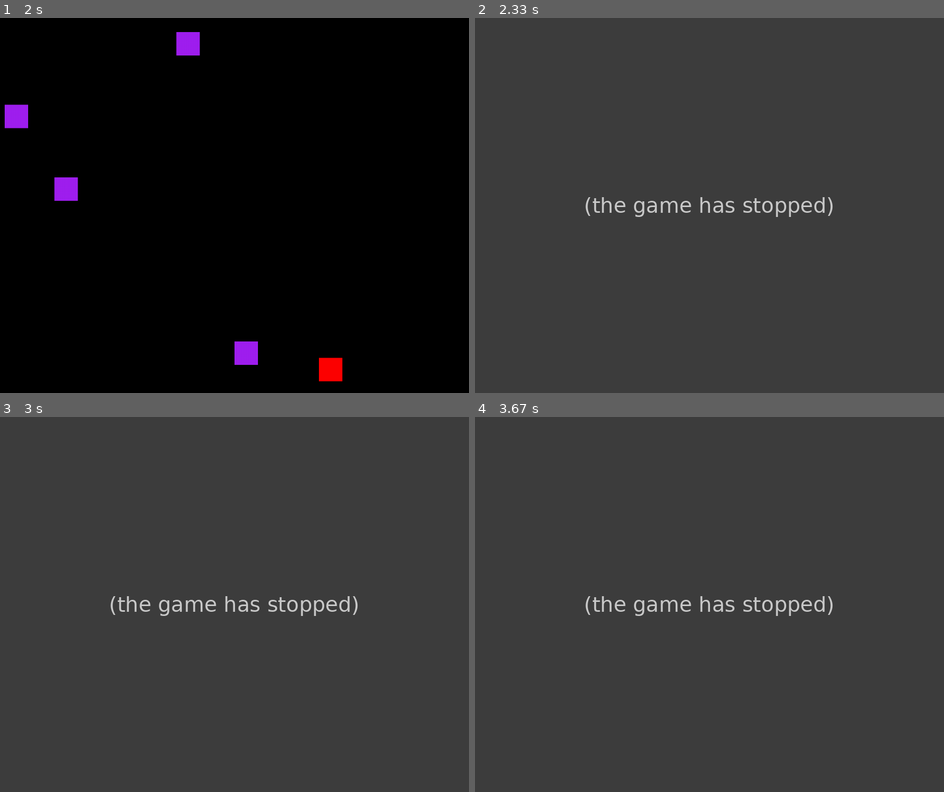
Above: before the commit, frames 1-4 (two rows, left to right).
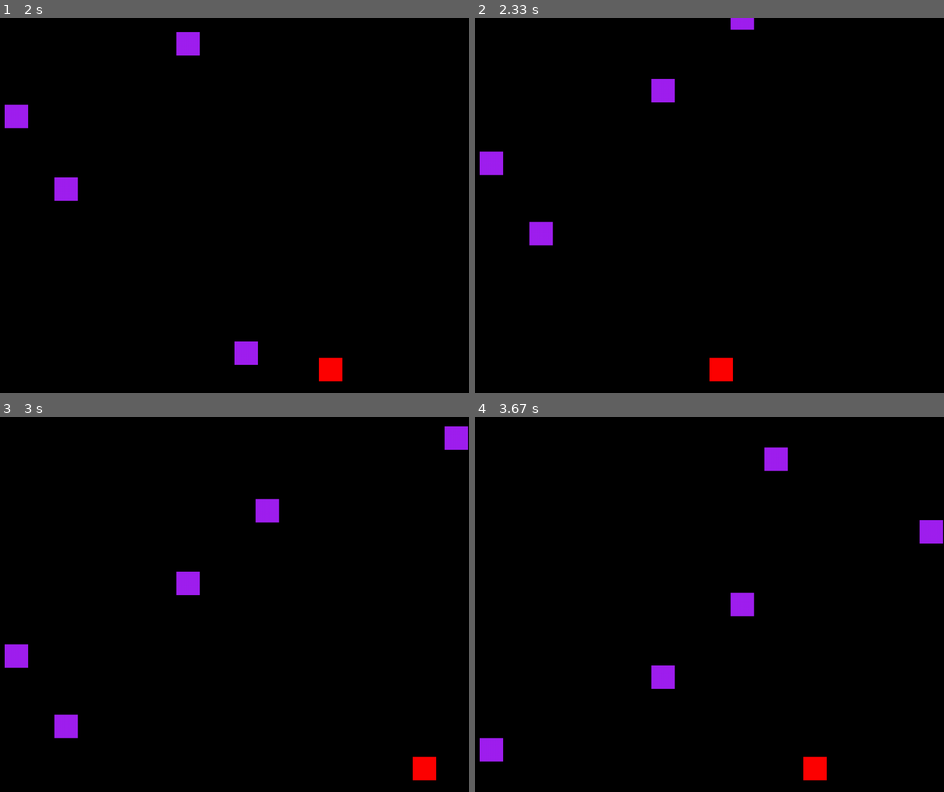
Above: after the commit, the same moments.

Repository: jocsanmj/Pygame
Game: pygame game, started from Game/pygame1.py
Same seed, same stepped clock (60 frames per second), same inputs: the game is played once before the commit and once after it.
Inputs:
- Up to frame 1 (2 s): hold D 0.33-0.8 s; hold D 0.83-1.3 s; hold A 1.33-1.87 s; hold A from 1.9 s (still down)
- Up to frame 2 (2.33 s): release A at 2.3 s
- Up to frame 3 (3 s): hold D 2.33-2.97 s
- Up to frame 4 (3.67 s): hold A 3-3.47 s; hold D from 3.5 s (still down)

Frame 1 is identical in both runs. In frame 2, 100% of the frame differs, in the area x 0-100%, y 0-100%; in frame 3, 100%; in frame 4, 100%.
Before the commit the program exited at 2.22 s; later frames show no game.

Commit message:
ci: added collision detection and life system

Diff:
--- a/Game/pygame1.py
+++ b/Game/pygame1.py
@@ -12,6 +12,7 @@
 # Inicializa variables del juego.
 jugando = True  # Bandera para controlar el bucle del juego.
 reloj = pygame.time.Clock()  # Crea un objeto reloj para controlar el tiempo.
+vidas = 5 # Inicializa el número de vidas del jugador.
 tiempo_pasado = 0  # Variable para rastrear el tiempo pasado.
 tiempo_entre_enemigos = 500  # Intervalo entre la aparición de nuevos enemigos en milisegundos.
 cubo = Cubo(ANCHO/2, ALTO-75)  # Crea una instancia de la clase Cubo en la posición (100, 100).
@@ -35,8 +36,8 @@
     if teclas[pygame.K_d]:
         cubo.x += cubo.velocidad  # Aumenta la coordenada X para mover el cubo a la derecha.
 
-# Bucle principal del juego.
-while jugando:
+# Bucle principal del juego, se ejecuta mientras el jugador tenga vidas.
+while jugando and vidas > 0:
     tiempo_pasado += reloj.tick(FPS)  # Controla la velocidad de fotogramas y actualiza el tiempo pasado.
 
     # Verifica si es el momento de crear un nuevo enemigo.
@@ -68,8 +69,11 @@
         enemigo.dibujar(VENTANA)  # Dibuja cada enemigo en la ventana.
         enemigo.movimiento()  # Actualiza la posición del enemigo.
 
-        if pygame.Rect.colliderect(cubo.rect,enemigo.rect): #Verificar si nuestro cubo coliciona con un enemigo
-            quit()#En caso de hacerlo, cerraria el juego
+        # Verifica si el cubo colisiona con un enemigo.
+        if pygame.Rect.colliderect(cubo.rect,enemigo.rect):  # Si hay colisión entre el cubo y un enemigo.
+            vidas -= 1 # Resta una vida al jugador
+            print(f"Te quedan {vidas} Vidas")  # Muestra el número de vidas restantes.
+            enemigos.remove(enemigo)  # Elimina al enemigo que colisionó.
 
     # Actualiza la pantalla para reflejar los cambios.
     pygame.display.update()
